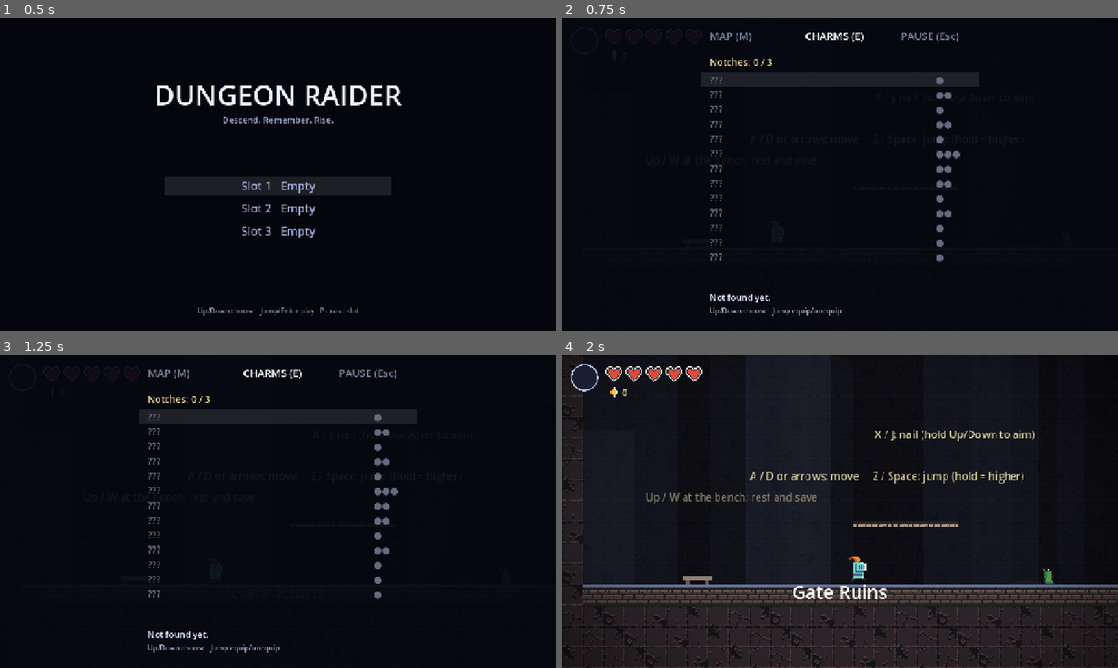
Above: before the commit, frames 1-4 (two rows, left to right).
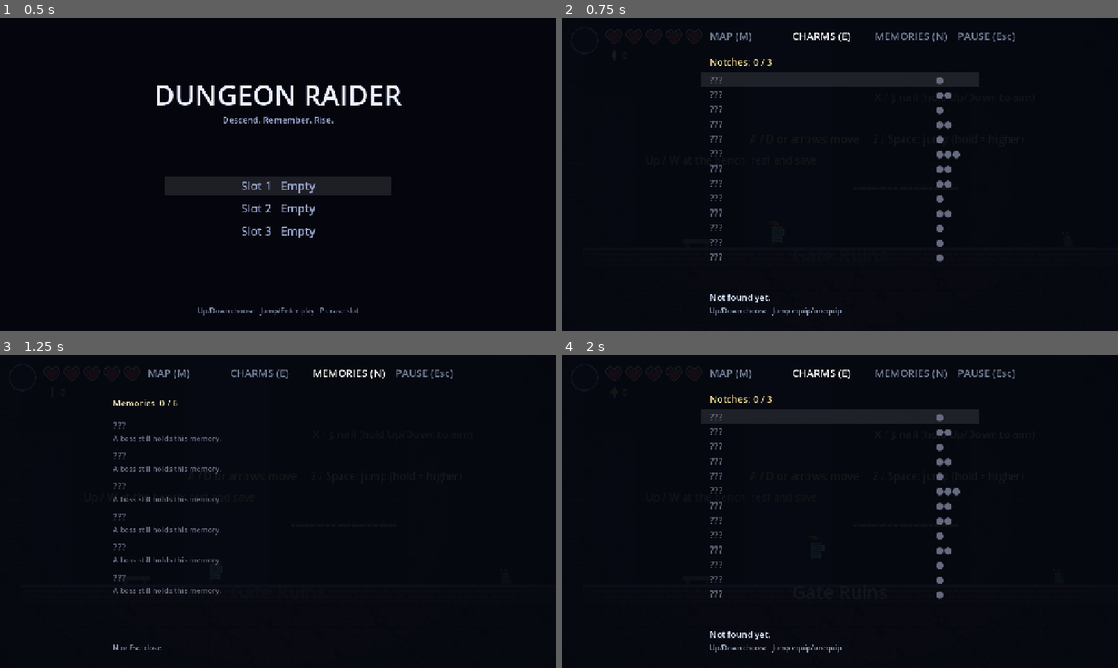
Above: after the commit, the same moments.

Repository: halo07-pixel/dungeon-raider-godot
Game: Godot game, scene res://hk/main.tscn
Same seed, same stepped clock (60 frames per second), same inputs: the game is played once before the commit and once after it.
Inputs (mouse positions are in pixels of both pictures, inside the frame that each line leads up to):
- Up to frame 1 (0.5 s): no input
- Up to frame 2 (0.75 s): tap Enter (ui_accept) at 0.5 s; move the mouse to (962, 158) at 0.52 s; hold D (hk_right) from 0.53 s (still down); tap Tab (hk_charms) at 0.6 s; click (962, 158) at 0.67 s
- Up to frame 3 (1.25 s): keep holding D (hk_right); tap Z (hk_jump) at 0.77 s; tap N (hk_memories, bound only after the commit) at 0.8 s
- Up to frame 4 (2 s): keep holding D (hk_right); tap Enter (ui_accept) at 1.25 s; move the mouse to (728, 527) at 1.27 s; tap N (hk_memories, bound only after the commit) at 1.35 s; tap Z (hk_jump) at 1.52 s; tap Tab (hk_charms) at 1.55 s

Frame 1 is identical in both runs. In frame 2, 0.5% of the frame differs, in the area x 41-82%, y 4-8%; in frame 3, 5.1%; in frame 4, 28%, in the area x 0-100%, y 0-100%.

Commit message:
Cốt truyện: 6 ký ức theo boss, tab Memories (N), thoại boss/bench/chết, ending hoàn chỉnh
Không đổi số liệu quái/boss/bùa.

Co-Authored-By: Claude Sonnet 5.5 <noreply@anthropic.com>
Claude-Session: https://claude.ai/code/session_017JfCCXxoTqJnAKcYj247Qm

Diff:
--- a/hk/ending.gd
+++ b/hk/ending.gd
@@ -2,6 +2,7 @@
 ## Màn kết thúc sau khi hạ Dungeon Lord. Hiện thống kê, Jump/Enter để về màn hình tiêu đề (signal `finished`).
 const STATE = preload("res://hk/state.gd")
 const WorldData = preload("res://hk/world_data.gd")
+const LORE = preload("res://hk/lore.gd")
 signal finished
 var _a: float = 0.0
 var _view: Control
@@ -32,8 +33,8 @@
 	var font: Font = ThemeDB.fallback_font
 	var sz: Vector2 = v.size
 	v.draw_rect(Rect2(Vector2.ZERO, sz), Color(0.02, 0.02, 0.05, _a))
-	v.draw_string(font, Vector2(0, sz.y * 0.36), "The Dungeon Lord has fallen", HORIZONTAL_ALIGNMENT_CENTER, sz.x, 44, Color(1, 1, 1, _a))
-	v.draw_string(font, Vector2(0, sz.y * 0.36 + 44), "The vaults fall silent. Thank you for playing.", HORIZONTAL_ALIGNMENT_CENTER, sz.x, 20, Color(0.75, 0.8, 0.95, _a))
+	v.draw_string(font, Vector2(0, sz.y * 0.36), String(LORE.ending_lines()[0]), HORIZONTAL_ALIGNMENT_CENTER, sz.x, 44, Color(1, 1, 1, _a))
+	v.draw_string(font, Vector2(0, sz.y * 0.36 + 44), String(LORE.ending_lines()[1]), HORIZONTAL_ALIGNMENT_CENTER, sz.x, 20, Color(0.75, 0.8, 0.95, _a))
 	v.draw_string(font, Vector2(0, sz.y * 0.56), _stats, HORIZONTAL_ALIGNMENT_CENTER, sz.x, 20, Color(0.95, 0.9, 0.7, _a))
 	if _t > 2.5:
 		v.draw_string(font, Vector2(0, sz.y - 50), "Jump/Enter: title", HORIZONTAL_ALIGNMENT_CENTER, sz.x, 16, Color(0.6, 0.65, 0.75, 0.6 + 0.4 * sin(_t * 3.0)))
--- a/hk/input.gd
+++ b/hk/input.gd
@@ -12,6 +12,7 @@
 	"hk_spell": [KEY_F, KEY_I],
 	"hk_map": [KEY_M],
 	"hk_charms": [KEY_TAB, KEY_E],
+	"hk_memories": [KEY_N],
 	"hk_pause": [KEY_ESCAPE],
 	"hk_pin": [KEY_P],
 	"hk_debug": [KEY_F3],
--- /dev/null
+++ b/hk/lore.gd
@@ -0,0 +1,58 @@
+extends RefCounted
+## Cốt truyện: toàn bộ chữ nằm ở đây (static, không autoload). Ký ức của một boss = cờ `boss_<id>` đã đặt, nên không thêm dữ liệu save.
+const STATE = preload("res://hk/state.gd")
+
+## Thứ tự = thứ tự hiện ở tab Memories. intro: câu boss nói khi vào trận; memory: ký ức nhận được khi hạ.
+const MEMORIES: Array = [
+	{"id": "warden", "title": "The Oath", "intro": "None pass.", "memory": "I swore to hold the gate until the last of them was safe."},
+	{"id": "hexer", "title": "The Open Door", "intro": "You remember me, don't you?", "memory": "Someone unbarred the gate from within. I still hear the latch."},
+	{"id": "wraith", "title": "The First Loss", "intro": "You were not here.", "memory": "She asked me to stay. I stood my post instead."},
+	{"id": "brute", "title": "The Left Behind", "intro": "We counted on you.", "memory": "I sealed the lower ranks in. They trusted me to open it again."},
+	{"id": "lord", "title": "The Fire", "intro": "I am the last gatekeeper. Go back.", "memory": "I burned the vaults to bury what slept there. The city burned with it."},
+	{"id": "colossus", "title": "The Ledger", "intro": "Every page, in your hand.", "memory": "I wrote it all down, then wrote my own name out of it."},
+]
+const BENCH: Array = [   # theo số ký ức đã có (0..6)
+	"The stone is cold. Something is missing.",
+	"A gate. An oath. You were someone who stayed.",
+	"Two doors, one open. Whose hand?",
+	"Someone asked you to stay. The echo is faint.",
+	"You left them behind. Rest anyway.",
+	"Fire, and then silence. You remember the smell.",
+	"The ledger is whole. Nothing is left to remember.",
+]
+const DEATH: Dictionary = {
+	"gate": "The gate remembers who did not hold it.",
+	"catacomb": "The dead make room for you.",
+	"vault": "Ash settles where you fell.",
+	"archive": "A page turns. Your name is still missing.",
+}
+const ENDING_NORMAL: Array = ["The Dungeon Lord has fallen", "The vaults fall silent. Thank you for playing."]
+const ENDING_FULL: Array = ["The Gatekeeper remembers", "You held the gate, and you burned it. Both were you."]
+
+static func memory(id: String) -> Dictionary:
+	for m in MEMORIES:
+		if m["id"] == id:
+			return m
+	return {}
+
+static func has_memory(id: String) -> bool:
+	return STATE.flag("boss_" + id)
+
+static func count() -> int:
+	var n: int = 0
+	for m in MEMORIES:
+		if has_memory(String(m["id"])):
+			n += 1
+	return n
+
+static func is_complete() -> bool:
+	return count() == MEMORIES.size()
+
+static func bench_line() -> String:
+	return String(BENCH[count()])
+
+static func death_line(area: String) -> String:
+	return String(DEATH.get(area, DEATH["gate"]))
+
+static func ending_lines() -> Array:
+	return ENDING_FULL if is_complete() else ENDING_NORMAL
--- a/hk/menu.gd
+++ b/hk/menu.gd
@@ -2,6 +2,7 @@
 ## Menu tạm dừng: tab Bản đồ (M), Bùa (E/Tab), Tạm dừng (Esc). Chạy cả khi game đang pause.
 const STATE = preload("res://hk/state.gd")
 const WorldData = preload("res://hk/world_data.gd")
+const LORE = preload("res://hk/lore.gd")
 signal volume_changed
 const CELL: float = 26.0
 const AREA_COLORS: Dictionary = {"gate": Color(0.35, 0.42, 0.62), "catacomb": Color(0.62, 0.4, 0.45), "vault": Color(0.3, 0.6, 0.65), "archive": Color(0.6, 0.5, 0.8)}
@@ -52,10 +53,12 @@
 			open("map")
 		elif Input.is_action_just_pressed("hk_charms"):
 			open("charms")
+		elif Input.is_action_just_pressed("hk_memories"):
+			open("memories")
 		elif Input.is_action_just_pressed("hk_pause"):
 			open("pause")
 		return
-	if Input.is_action_just_pressed("hk_pause") or (tab == "map" and Input.is_action_just_pressed("hk_map")) or (tab == "charms" and Input.is_action_just_pressed("hk_charms")):
+	if Input.is_action_just_pressed("hk_pause") or (tab == "map" and Input.is_action_just_pressed("hk_map")) or (tab == "charms" and Input.is_action_just_pressed("hk_charms")) or (tab == "memories" and Input.is_action_just_pressed("hk_memories")):
 		close()
 		return
 	if Input.is_action_just_pressed("hk_map") and tab != "map":
@@ -64,6 +67,8 @@
 	elif Input.is_action_just_pressed("hk_charms") and tab != "charms":
 		tab = "charms"
 		sel = 0
+	elif Input.is_action_just_pressed("hk_memories") and tab != "memories":
+		tab = "memories"
 	if tab == "pause":
 		sel = (sel + int(Input.is_action_just_pressed("hk_down")) - int(Input.is_action_just_pressed("hk_up")) + 3) % 3
 		var step: int = int(Input.is_action_just_pressed("hk_right")) - int(Input.is_action_just_pressed("hk_left"))
@@ -104,13 +109,14 @@
 	var font: Font = ThemeDB.fallback_font
 	var sz: Vector2 = v.size
 	v.draw_rect(Rect2(Vector2.ZERO, sz), Color(0.02, 0.03, 0.06, 0.93))
-	var tabs: Array = [["map", "MAP (M)"], ["charms", "CHARMS (E)"], ["pause", "PAUSE (Esc)"]]
+	var tabs: Array = [["map", "MAP (M)"], ["charms", "CHARMS (E)"], ["memories", "MEMORIES (N)"], ["pause", "PAUSE (Esc)"]]
 	for i in tabs.size():
 		var col := Color(1, 1, 1) if tab == tabs[i][0] else Color(0.45, 0.5, 0.6)
-		v.draw_string(font, Vector2(sz.x * 0.5 - 300 + i * 220, 50), tabs[i][1], HORIZONTAL_ALIGNMENT_LEFT, -1, 24, col)
+		v.draw_string(font, Vector2(sz.x * 0.5 - 300 + i * 190, 50), tabs[i][1], HORIZONTAL_ALIGNMENT_LEFT, -1, 24, col)
 	match tab:
 		"map": _draw_map(v, font, sz)
 		"charms": _draw_charms(v, font, sz)
+		"memories": _draw_memories(v, font, sz)
 		"pause": _draw_pause(v, font, sz)
 
 ## Biểu tượng trong một phòng đã đến: {k: loại, c: (cột, hàng) theo ô lưới}. Chỉ vật chưa lấy/chưa hạ; cửa dẫn tới phòng chưa đến là "exit".
@@ -219,6 +225,16 @@
 	v.draw_string(font, Vector2(sz.x * 0.5 - 300, sz.y - 70), desc, HORIZONTAL_ALIGNMENT_LEFT, -1, 20, Color(0.85, 0.9, 1))
 	v.draw_string(font, Vector2(sz.x * 0.5 - 300, sz.y - 40), "Up/Down choose   Jump equip/unequip", HORIZONTAL_ALIGNMENT_LEFT, -1, 16, Color(0.6, 0.65, 0.75))
 
+func _draw_memories(v: Control, font: Font, sz: Vector2) -> void:
+	v.draw_string(font, Vector2(sz.x * 0.5 - 380, 118.0), "Memories  %d / %d" % [LORE.count(), LORE.MEMORIES.size()], HORIZONTAL_ALIGNMENT_LEFT, -1, 20, Color(0.95, 0.9, 0.7))
+	for i in LORE.MEMORIES.size():
+		var m: Dictionary = LORE.MEMORIES[i]
+		var got: bool = LORE.has_memory(String(m["id"]))
+		var y: float = 170.0 + i * 70.0
+		v.draw_string(font, Vector2(sz.x * 0.5 - 380, y), String(m["title"]) if got else "???", HORIZONTAL_ALIGNMENT_LEFT, -1, 22, Color(0.95, 0.95, 1) if got else Color(0.4, 0.42, 0.5))
+		v.draw_string(font, Vector2(sz.x * 0.5 - 380, y + 28), String(m["memory"]) if got else "A boss still holds this memory.", HORIZONTAL_ALIGNMENT_LEFT, -1, 17, Color(0.75, 0.82, 0.95) if got else Color(0.4, 0.42, 0.5))
+	v.draw_string(font, Vector2(sz.x * 0.5 - 380, sz.y - 40), "N or Esc: close", HORIZONTAL_ALIGNMENT_LEFT, -1, 16, Color(0.6, 0.65, 0.75))
+
 func _draw_pause(v: Control, font: Font, sz: Vector2) -> void:
 	v.draw_string(font, Vector2(sz.x * 0.5 - 380, 118.0), "Play time  " + STATE.fmt_time(STATE.play_time), HORIZONTAL_ALIGNMENT_LEFT, -1, 20, Color(0.95, 0.9, 0.7))
 	var lines: Array = [
@@ -226,7 +242,7 @@
 		"Nail: X or J (hold Up/Down to aim; hit enemies below you to bounce)",
 		"Dash: C or K (needs Shadow Dash)      Focus (hold, heal): V or L",
 		"Soul Bolt: F or I      Interact: Up arrow / W (benches, altars, shop)",
-		"Map: M (arrows pan, P pin)      Charms: E or Tab      Close: Esc",
+		"Map: M (arrows pan, P pin)      Charms: E or Tab      Memories: N      Close: Esc",
 		"",
 		"Abilities: " + (", ".join(STATE.abilities.map(func(a): return STATE.ABILITIES[a]["name"])) if not STATE.abilities.is_empty() else "none yet"),
 	]
--- a/hk/world.gd
+++ b/hk/world.gd
@@ -4,6 +4,7 @@
 const WorldData = preload("res://hk/world_data.gd")
 const InputSetup = preload("res://hk/input.gd")
 const FX = preload("res://hk/fx.gd")
+const LORE = preload("res://hk/lore.gd")
 const MUSIC = preload("res://hk/music.gd")
 const SFX = preload("res://hk/sfx.gd")
 const BACKDROP = preload("res://hk/backdrop.gd")
@@ -205,7 +206,7 @@
 	room.locked = true
 	sfx.play("roar")
 	music.play(String(MUSIC.BOSS_TRACK.get(boss.kind, "boss_warden")))
-	hud.banner(boss.title())
+	hud.banner(boss.title(), String(LORE.memory(boss.kind).get("intro", "")))
 
 func _on_boss_defeated(bid: String) -> void:
 	sfx.play("boss_die")
@@ -213,11 +214,11 @@
 	room.locked = false
 	music.play(String(MUSIC.AREA_TRACK.get(String(rooms[room.id].get("area", "gate")), "explore_stone")))
 	STATE.save()
-	hud.banner("%s defeated" % String(boss.title() if is_instance_valid(boss) else bid), "")
+	hud.banner("%s defeated" % String(boss.title() if is_instance_valid(boss) else bid), String(LORE.memory(bid).get("memory", "")))
 	if bid == "lord":
 		STATE.set_flag("ending")
 		STATE.save()
-		hud.banner("The Dungeon Lord falls", "")
+		hud.banner("The Dungeon Lord falls", String(LORE.memory("lord")["memory"]))
 		busy = true
 		player.controls_enabled = false
 		await get_tree().create_timer(3.0, true, false, true).timeout
@@ -274,6 +275,7 @@
 	var spawn: Vector2 = room.default_spawn() if STATE.bench_id == "start" else room.bench_spawn()
 	player.respawn_at(spawn, true)
 	player.soul_changed.emit(0)
+	hud.banner("You fall", LORE.death_line(String(rooms[room.id].get("area", "gate"))))
 	entry_spawn = spawn
 	cam.global_position = spawn
 	cam.reset_smoothing()
@@ -319,7 +321,7 @@
 	STATE.bench_room = room.id
 	STATE.bench_id = "bench"
 	STATE.save()
-	hud.banner("Rested")
+	hud.banner("Rested", LORE.bench_line())
 	await _fade_to(1.0, 0.3)
 	load_room(room.id)
 	var spawn: Vector2 = room.bench_spawn()
--- /dev/null
+++ b/tools/tests/hk_lore_test.gd
@@ -0,0 +1,87 @@
+extends SceneTree
+## Test cốt truyện: dữ liệu đủ cho mọi boss, ký ức = cờ boss, dòng bench theo số ký ức, ending 2 kiểu, tab Memories (phím N), banner boss.
+var fails: int = 0
+
+func ck(c: bool, m: String) -> void:
+	if not c:
+		fails += 1
+		print("FAIL: ", m)
+
+func press(action: String) -> void:
+	var e := InputEventAction.new()
+	e.action = action
+	e.pressed = true
+	Input.parse_input_event(e)
+	await process_frame
+	await process_frame
+	e.pressed = false
+	Input.parse_input_event(e)
+	await process_frame
+
+func _init() -> void:
+	await process_frame
+	load("res://hk/input.gd").ensure()
+	var St = load("res://hk/state.gd")
+	var L = load("res://hk/lore.gd")
+	var B = load("res://hk/boss.gd")
+	St.boot = "keep"
+	St.reset()
+	St.save_path = "user://hk_lore_save.json"
+	St.delete_save()
+	# dữ liệu
+	var seen: Dictionary = {}
+	for m in L.MEMORIES:
+		var id: String = String(m["id"])
+		seen[id] = true
+		ck(B.DATA.has(id), "%s: là boss có thật" % id)
+		ck(String(m["title"]) != "" and String(m["intro"]) != "" and String(m["memory"]) != "", "%s: đủ chữ" % id)
+	ck(seen.size() == L.MEMORIES.size() and seen.size() == 6, "6 ký ức, không trùng")
+	var boss_rooms: Array = []
+	for f in DirAccess.get_files_at("res://hk/rooms"):
+		if FileAccess.get_file_as_string("res://hk/rooms/" + f).contains("boss: id="):
+			for l in FileAccess.get_file_as_string("res://hk/rooms/" + f).split("\n"):
+				if l.begins_with("boss: id="):
+					boss_rooms.append(l.substr(9).split(" ")[0])
+	for id in seen:
+		ck(id in boss_rooms, "%s: có phòng boss để nhận ký ức" % id)
+	ck(L.BENCH.size() == L.MEMORIES.size() + 1, "mỗi số ký ức 0..6 có một dòng bench")
+	# đếm theo cờ
+	ck(L.count() == 0 and not L.is_complete(), "mới chơi: 0 ký ức")
+	St.set_flag("boss_warden"); St.set_flag("boss_hexer")
+	ck(L.count() == 2 and L.has_memory("warden") and not L.has_memory("lord"), "đếm theo cờ boss")
+	ck(L.bench_line() == L.BENCH[2], "bench theo số ký ức")
+	ck(L.ending_lines() == L.ENDING_NORMAL, "thiếu ký ức: ending thường")
+	ck(L.death_line("archive") != L.death_line("gate") and L.death_line("lạ") == L.death_line("gate"), "dòng chết theo khu, khu lạ dùng mặc định")
+	for m in L.MEMORIES:
+		St.set_flag("boss_" + String(m["id"]))
+	ck(L.is_complete() and L.ending_lines() == L.ENDING_FULL, "đủ 6: ending hoàn chỉnh")
+	# tab Memories bằng phím N, đóng bằng N
+	var menu = load("res://hk/menu.gd").new()
+	root.add_child(menu)
+	await process_frame
+	await press("hk_memories")
+	ck(menu.tab == "memories" and menu.is_open(), "phím N mở tab Memories")
+	menu._view.queue_redraw()
+	await process_frame
+	await press("hk_charms")
+	ck(menu.tab == "charms", "chuyển sang tab Bùa")
+	await press("hk_memories")
+	ck(menu.tab == "memories", "chuyển lại Memories")
+	await press("hk_memories")
+	ck(not menu.is_open(), "N đóng tab")
+	menu.queue_free()
+	# banner boss trong world thật
+	St.reset()
+	var w := Node2D.new()
+	w.set_script(load("res://hk/world.gd"))
+	root.add_child(w)
+	await create_timer(0.3).timeout
+	w._on_boss_defeated("warden")
+	ck(w.hud.banner_sub == L.memory("warden")["memory"], "hạ boss: banner hiện ký ức")
+	ck(L.count() == 1, "hạ boss: nhận ký ức")
+	w.rest()
+	await process_frame
+	ck(w.hud.banner_sub == L.BENCH[1], "nghỉ bench: dòng theo ký ức")
+	St.delete_save()
+	print("DONE fails=", fails)
+	quit(1 if fails > 0 else 0)
Not shown, added: hk/lore.gd.uid
Not shown, added: tools/tests/hk_lore_test.gd.uid
Not shown, changed: AGENTS.md
